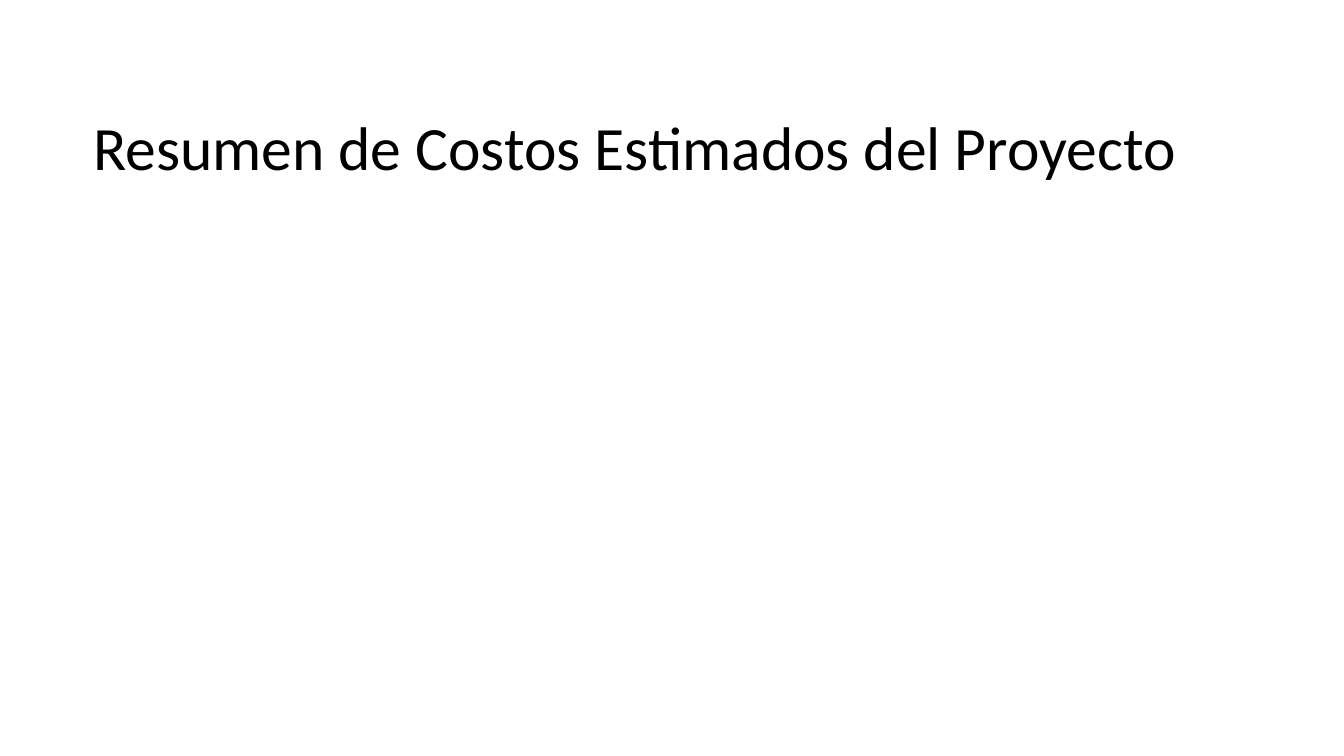
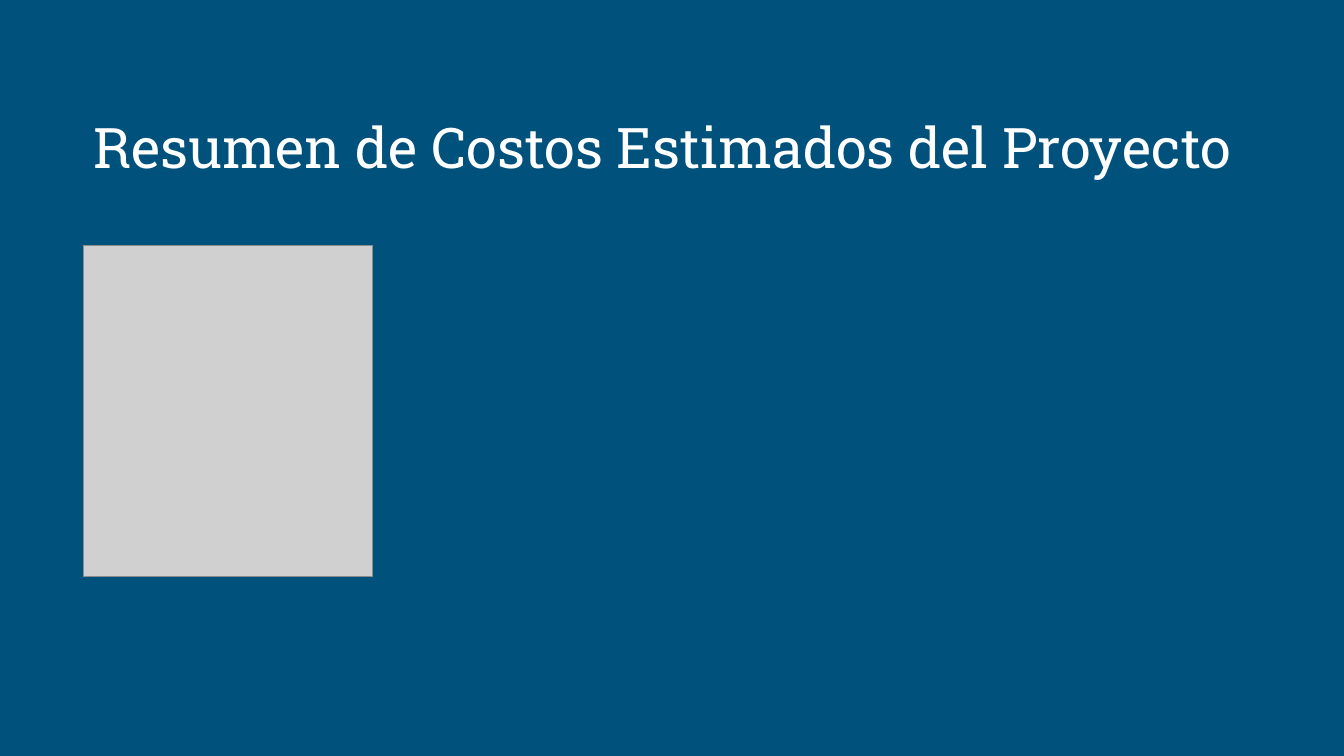
Before and after one commit to RashRiper/Proyecto-WEBNOVA, a slide deck: slide 13 of Fase_1.0/IT1-Estructura Presentación-Portafolio de Título Ing.Informática.pptx. Drawn at 1344x756 pixels with LibreOffice and Linux fonts; fonts in the diff are those of the drawing; grey boxes stand for pictures; background and template pictures are left out. Boxes give left, top, right and bottom in pixels: in the first picture for what was removed or moved away, otherwise in the second. Text is boxed around its words. In the diff, an @@ line names an element or a change of style, - is before the commit and + after.

```diff
--- a/Fase_1.0/IT1-Estructura Presentación-Portafolio de Título Ing.Informática.pptx
+++ b/Fase_1.0/IT1-Estructura Presentación-Portafolio de Título Ing.Informática.pptx
@@ background picture (left out) to #00517C @@
@@ title "Resumen de Costos Estimados del ..." at bbox=[93, 125, 1231, 180]: size 44 to 40 pt, font Calibri to Roboto Slab, text colour #000000 to #FFFFFF @@
@@ picture added at bbox=[83, 246, 373, 577] @@
```
Also in this commit, not shown: 11 other slides changed, 1 slide added, 1 slide removed, 7 other files.
